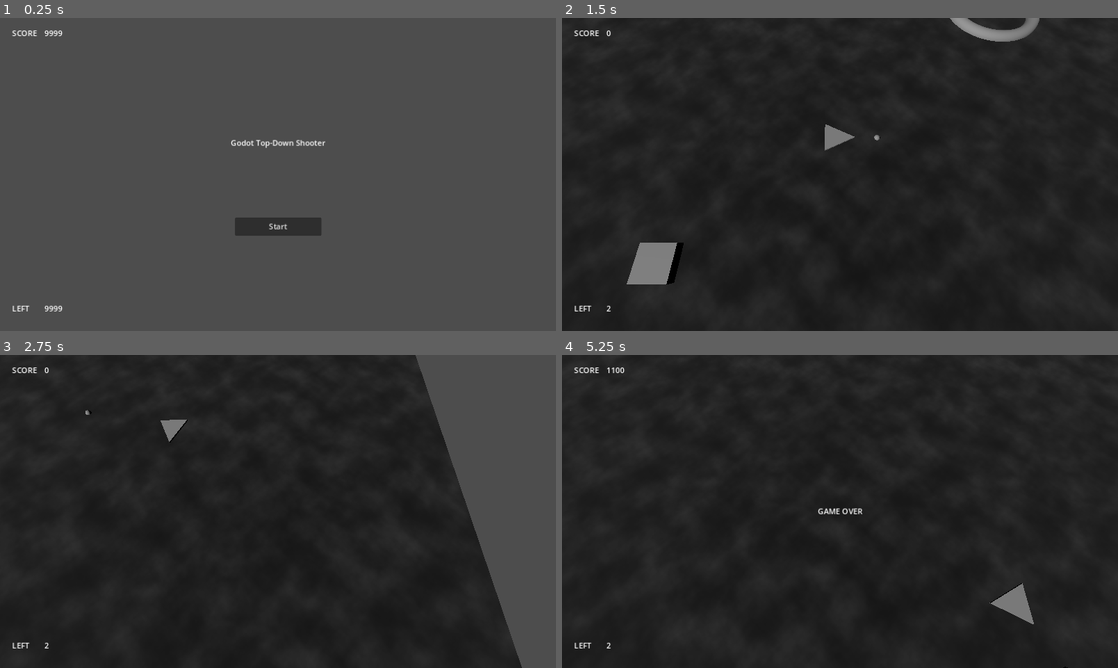
Above: before the commit, frames 1-4 (two rows, left to right).
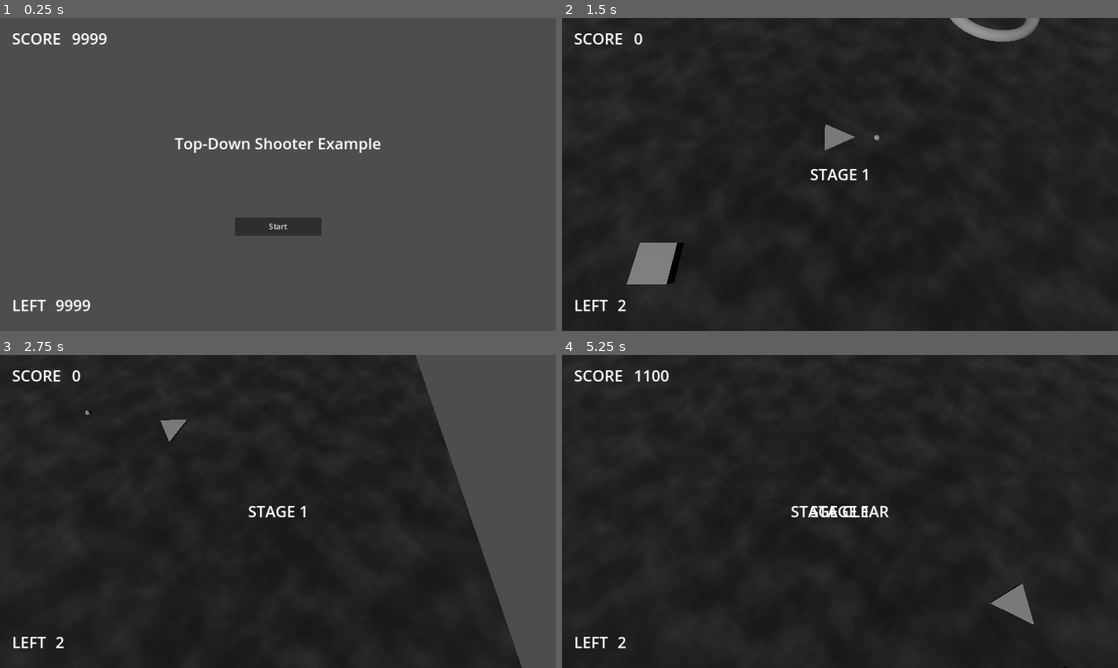
Above: after the commit, the same moments.

Repository: korinVR/TopDownShooterExample
Game: Godot game, scene res://main.tscn
The game is run twice, just before and just after one commit, with the same random seed, the same clock (stepped at 60 frames per second) and the same inputs.
Inputs:
- Up to frame 1 (0.25 s): no input
- Up to frame 2 (1.5 s): click "Start" at 0.5 s; hold Right (ui_right) from 1.28 s (still down); tap Space (Fire) at 1.35 s
- Up to frame 3 (2.75 s): release Right (ui_right) at 2.03 s; hold Down (ui_down) from 2.03 s (still down); tap Space (Fire) at 2.1 s
- Up to frame 4 (5.25 s): release Down (ui_down) at 2.78 s; hold Right (ui_right) 2.78-3.53 s; tap Space (Fire) every 0.75 s from 2.85 to 5.1 s; hold Up (ui_up) 3.53-4.28 s; hold Left (ui_left) from 4.28 s (still down)

The runs differ from the first frame. In frame 1, 1.4% of the frame differs, in the area x 2-69%, y 4-94%; in frame 2, 0.6%; in frame 3, 0.6%; in frame 4, 1.0%.

Commit message:
Add messages

Diff:
--- /dev/null
+++ b/label_settings.tres
@@ -0,0 +1,4 @@
+[gd_resource type="LabelSettings" format=3 uid="uid://bsw2aa6k57ggr"]
+
+[resource]
+font_size = 32
--- a/main.gd
+++ b/main.gd
@@ -20,7 +20,9 @@
 		var player_left := 3
 
 		for level_index in range(1, 2):
-			print(level_index)
+			var stage_message := Message.instantiate()
+			stage_message.initialize("STAGE %d" % level_index)
+			add_child(stage_message)
 
 			var level := Level.instantiate()
 			add_child(level)
@@ -44,7 +46,7 @@
 
 				await get_tree().process_frame
 
-			if GameState.is_gameover:
+			if GameState.is_gameover():
 				var message := Message.instantiate()
 				message.initialize("GAME OVER")
 				add_child(message)
@@ -53,6 +55,12 @@
 				level.free()
 				break
 
+			# Level clear
+			var message := Message.instantiate()
+			message.initialize("STAGE CLEAR")
+			add_child(message)
+
+			await get_tree().create_timer(5).timeout
 			level.free()
 
 
--- a/main.tscn
+++ b/main.tscn
@@ -1,8 +1,9 @@
-[gd_scene load_steps=4 format=3 uid="uid://dfe2gr7cxyit7"]
+[gd_scene load_steps=5 format=3 uid="uid://dfe2gr7cxyit7"]
 
 [ext_resource type="Script" path="res://main.gd" id="1_4cojj"]
 [ext_resource type="PackedScene" uid="uid://dk33npjhglt6r" path="res://player_camera/player_camera.tscn" id="2_7h3w7"]
 [ext_resource type="Script" path="res://hud.gd" id="3_uhkqs"]
+[ext_resource type="LabelSettings" uid="uid://bsw2aa6k57ggr" path="res://label_settings.tres" id="4_6cyk2"]
 
 [node name="Main" type="Node3D"]
 script = ExtResource("1_4cojj")
@@ -22,24 +23,28 @@
 offset_right = 76.0
 offset_bottom = 46.0
 text = "SCORE"
+label_settings = ExtResource("4_6cyk2")
 
 [node name="Score" type="Label" parent="HUD/ScoreLabel"]
 layout_mode = 0
-offset_left = 67.0
-offset_right = 118.0
-offset_bottom = 26.0
+offset_left = 124.0
+offset_right = 196.0
+offset_bottom = 48.0
 text = "9999"
+label_settings = ExtResource("4_6cyk2")
 
 [node name="PlayerLeftLabel" type="Label" parent="HUD"]
 offset_left = 25.0
-offset_top = 590.0
-offset_right = 76.0
-offset_bottom = 616.0
+offset_top = 572.0
+offset_right = 95.0
+offset_bottom = 620.0
 text = "LEFT"
+label_settings = ExtResource("4_6cyk2")
 
 [node name="PlayerLeft" type="Label" parent="HUD/PlayerLeftLabel"]
 layout_mode = 1
-offset_left = 67.0
-offset_right = 118.0
-offset_bottom = 26.0
+offset_left = 90.0
+offset_right = 162.0
+offset_bottom = 48.0
 text = "9999"
+label_settings = ExtResource("4_6cyk2")
--- a/message/message.tscn
+++ b/message/message.tscn
@@ -1,6 +1,7 @@
-[gd_scene load_steps=2 format=3 uid="uid://cxoqyo7lms4pg"]
+[gd_scene load_steps=3 format=3 uid="uid://cxoqyo7lms4pg"]
 
 [ext_resource type="Script" path="res://message/message.gd" id="1_v1iye"]
+[ext_resource type="LabelSettings" uid="uid://bsw2aa6k57ggr" path="res://label_settings.tres" id="2_s6eco"]
 
 [node name="Message" type="Node2D"]
 position = Vector2(576, 324)
@@ -19,3 +20,4 @@
 grow_horizontal = 2
 grow_vertical = 2
 text = "DUMMY MESSAGE"
+label_settings = ExtResource("2_s6eco")
--- a/title/title.tscn
+++ b/title/title.tscn
@@ -1,6 +1,7 @@
-[gd_scene load_steps=2 format=3 uid="uid://drragbomxrd0f"]
+[gd_scene load_steps=3 format=3 uid="uid://drragbomxrd0f"]
 
 [ext_resource type="Script" path="res://title/title.gd" id="1_p4tv6"]
+[ext_resource type="LabelSettings" uid="uid://bsw2aa6k57ggr" path="res://label_settings.tres" id="2_fjjoe"]
 
 [node name="Title" type="Node2D"]
 position = Vector2(576, 324)
@@ -32,5 +33,6 @@
 offset_bottom = -51.0
 grow_horizontal = 2
 grow_vertical = 2
-text = "Godot Top-Down Shooter"
+text = "Top-Down Shooter Example"
+label_settings = ExtResource("2_fjjoe")
 horizontal_alignment = 1
